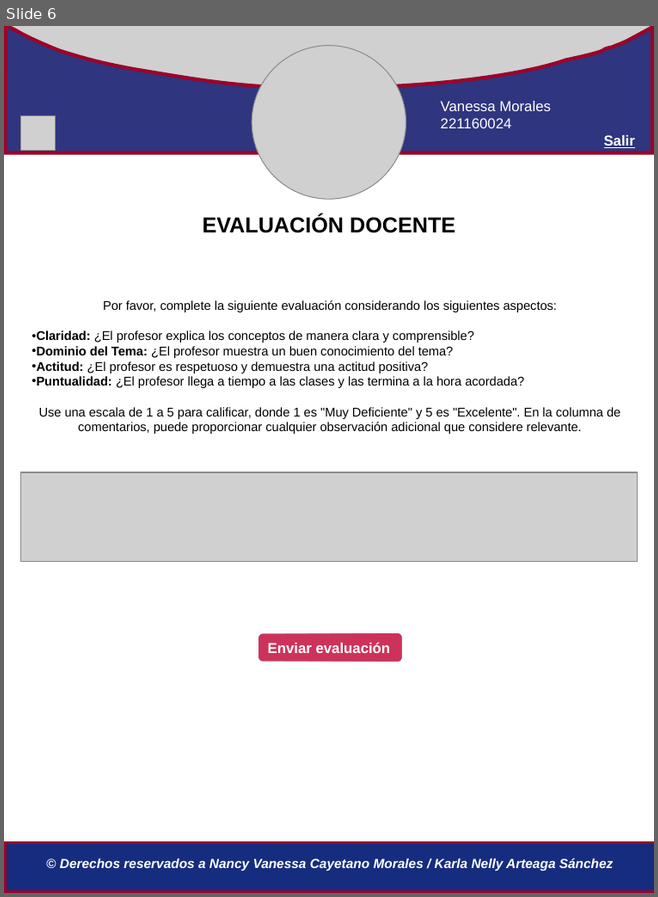
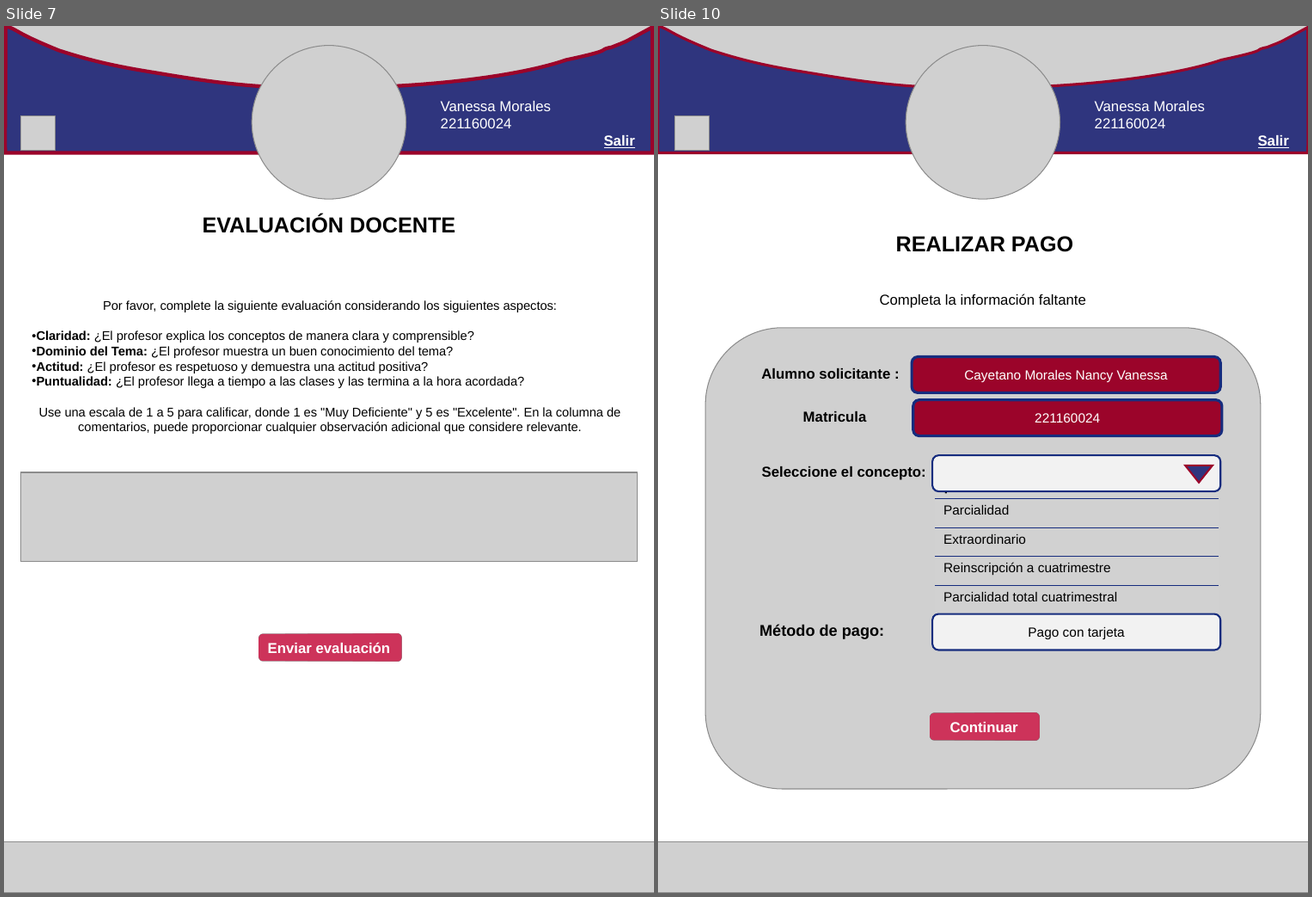
Before and after one commit to IngMiranda/TecnologiasWeb_9, a slide deck: Propuesta-páginas-alumno.pptx. Shown side by side, each under a label of ours: slide 6 before the commit, slides 7 and 10 after it; the slides between them are not shown. The pictures are 658x897 and 1312x897 pixels, drawn with LibreOffice and Linux fonts; fonts in the diff are those of the drawing; grey boxes stand for pictures. Boxes give left, top, right and bottom in pixels: in the first picture for what was removed or moved away, otherwise in the second. Text is boxed around its words. In the diff, an @@ line names an element or a change of style, - is before the commit and + after.

Commit message:
Reemplazar páginas alumnos con última versión

```diff
--- a/Propuesta-páginas-alumno.pptx
+++ b/Propuesta-páginas-alumno.pptx
@@ slide 10 added at (x1=658, y1=26, x2=1308, y2=893), background #FFFFFF @@
@@ picture added at (x1=658, y1=26, x2=1308, y2=103) @@
@@ freeform shape added at (x1=658, y1=26, x2=1308, y2=152), fill #2F357E, outline #9B042A 2.25 pt @@
@@ picture added at (x1=906, y1=45, x2=1060, y2=199) @@
@@ text added at (x1=1095, y1=101, x2=1289, y2=148), 12 pt, text #FFFFFF @@
+Vanessa Morales
+221160024
+Salir
@@ picture added at (x1=674, y1=116, x2=708, y2=150) @@
@@ text added at (x1=896, y1=236, x2=1073, y2=252), 18 pt, text #000000, bold @@
+REALIZAR PAGO
@@ text added at (x1=880, y1=293, x2=1086, y2=308), 12 pt, text #000000 @@
+Completa la información faltante
@@ picture added at (x1=705, y1=328, x2=1262, y2=789) @@
@@ rounded rectangle added at (x1=912, y1=356, x2=1220, y2=392), fill #9B042A, outline #162C7E 2.25 pt, 11 pt, text #FFFFFF @@
+Cayetano Morales Nancy Vanessa
@@ text added at (x1=761, y1=368, x2=890, y2=379), 12 pt, text #000000, bold @@
+Alumno solicitante :
@@ text added at (x1=803, y1=411, x2=867, y2=422), 12 pt, text #000000, bold @@
+Matricula
@@ rounded rectangle added at (x1=913, y1=399, x2=1221, y2=436), fill #9B042A, outline #162C7E 2.25 pt, 11 pt, text #FFFFFF @@
+221160024
@@ rounded rectangle added at (x1=933, y1=455, x2=1220, y2=491), fill #F2F2F2, outline #162C7E 1.5 pt @@
@@ table added at (x1=935, y1=464, x2=1218, y2=608), 5 rows, 1 columns @@
+|
+Parcialidad
+Extraordinario
+Reinscripción a cuatrimestre
+Parcialidad total cuatrimestral
@@ text added at (x1=762, y1=466, x2=926, y2=480), 12 pt, text #000000, bold @@
+Seleccione el concepto:
@@ triangle added at (x1=1185, y1=465, x2=1212, y2=483), fill #2F357E, outline #9B042A 1.5 pt @@
@@ rounded rectangle added at (x1=933, y1=613, x2=1220, y2=650), fill #F2F2F2, outline #162C7E 1.5 pt, 11 pt, text #000000 @@
+Pago con tarjeta
@@ text added at (x1=759, y1=624, x2=884, y2=639), 13 pt, text #000000, bold @@
+Método de pago:
@@ rounded rectangle added at (x1=925, y1=713, x2=1042, y2=741), fill #9B042A, outline #2F357E 2.25 pt, 12 pt, text #FFFFFF, bold @@
+Continuar
@@ picture added at (x1=658, y1=842, x2=1308, y2=893) @@
@@ what was slide 6 is now slide 7 @@
@@ slide 7 changed as well @@
@@ picture added at (x1=4, y1=842, x2=654, y2=893) @@
@@ rectangle removed at (x1=5, y1=843, x2=654, y2=892) @@
@@ text removed at (x1=60, y1=858, x2=614, y2=871) @@
-© Derechos reservados a Nancy Vanessa Cayetano Morales / Karla Nelly Arteaga Sánchez
```
Also in this commit, not shown: 6 other slides changed, 4 other slides added.
